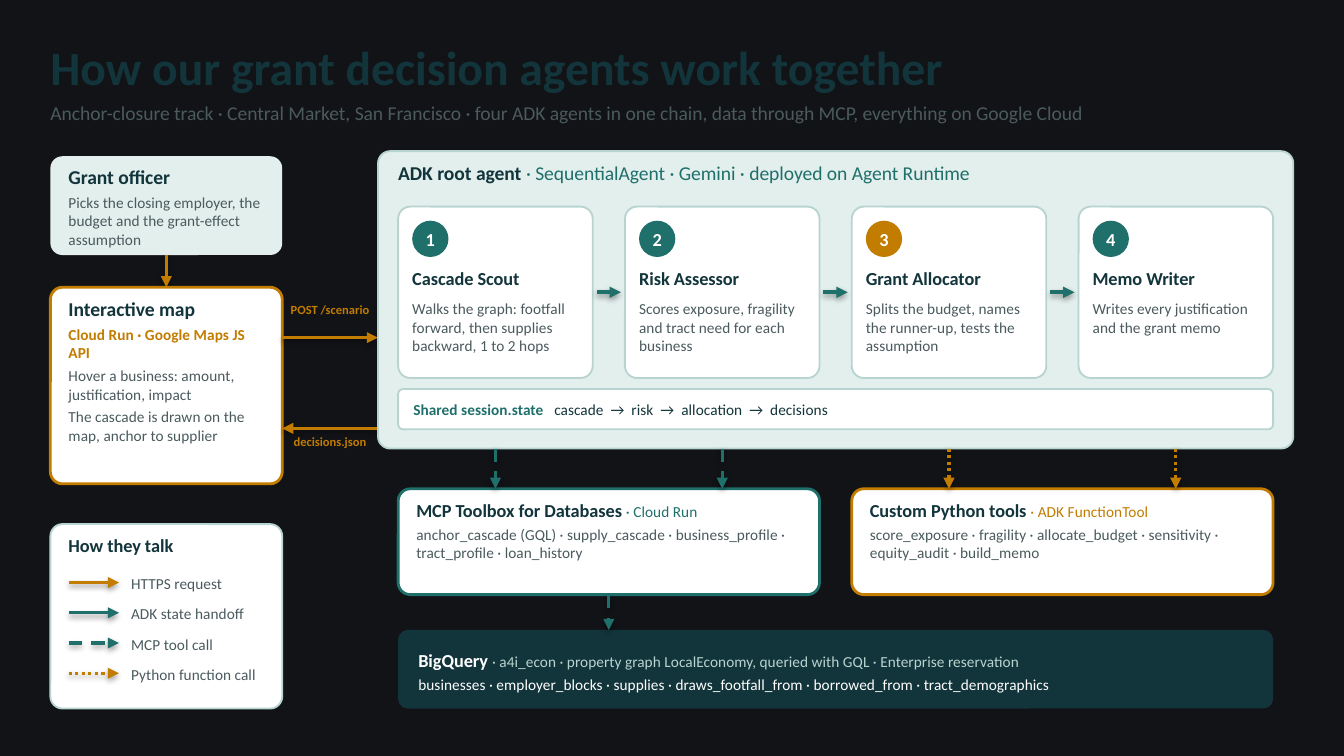
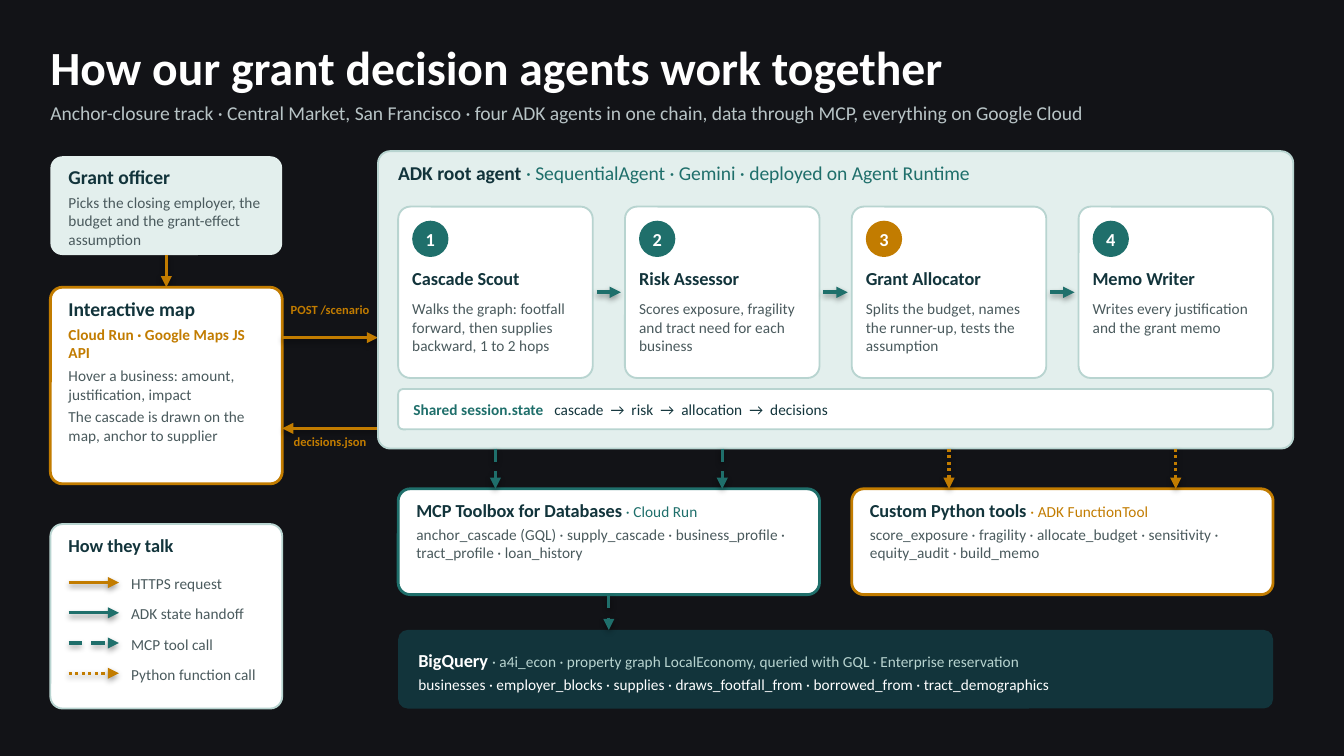
Before and after one commit to mastan30/ATL-13-MicroGrants, a slide deck: slide 6 of docs/draft_atl-13.pptx (slide 7 before the commit). Drawn at 1344x756 pixels with LibreOffice and Linux fonts; fonts in the diff are those of the drawing. Boxes give left, top, right and bottom in pixels: in the first picture for what was removed or moved away, otherwise in the second. Text is boxed around its words. In the diff, an @@ line names an element or a change of style, - is before the commit and + after.

```diff
--- a/docs/draft_atl-13.pptx
+++ b/docs/draft_atl-13.pptx
@@ text added at <box>50,51,943,93</box>, 25.5 pt, text #FFFFFF, bold @@
+How our grant decision agents work together
@@ text "Anchor-closure track · Central Market, ..." at <box>50,106,1083,124</box>: text colour #4A5A5D to #B8C4C6 @@
```
Also in this commit, not shown: 2 other slides changed, 1 slide added, 2 slides removed.
